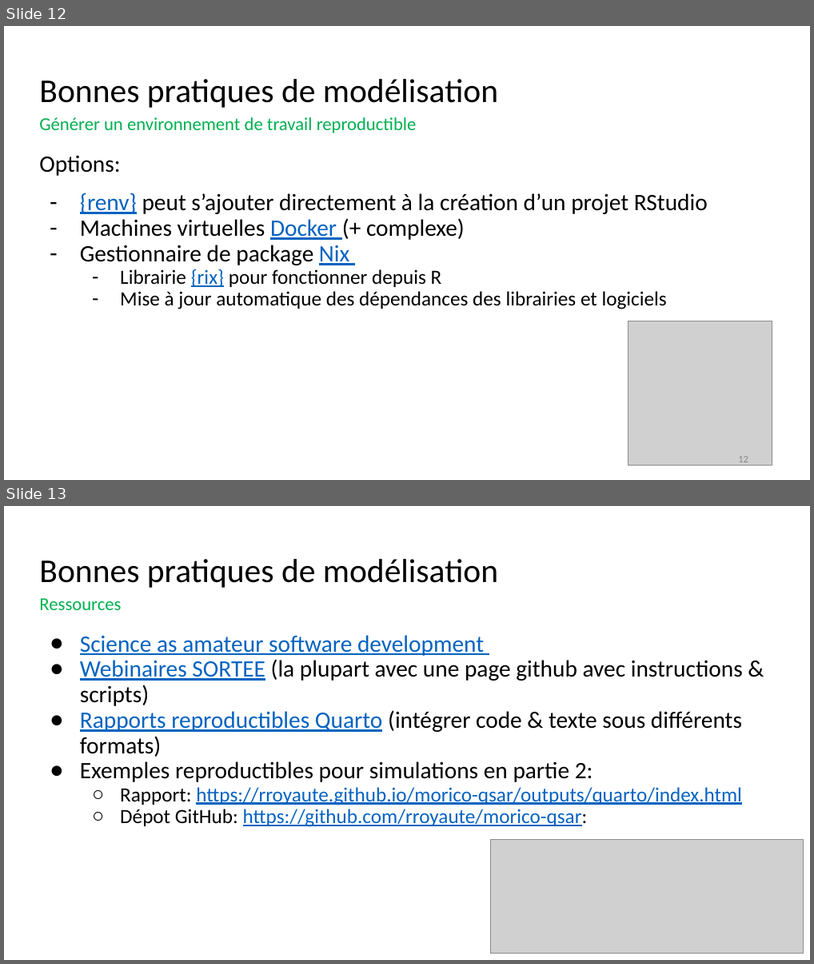
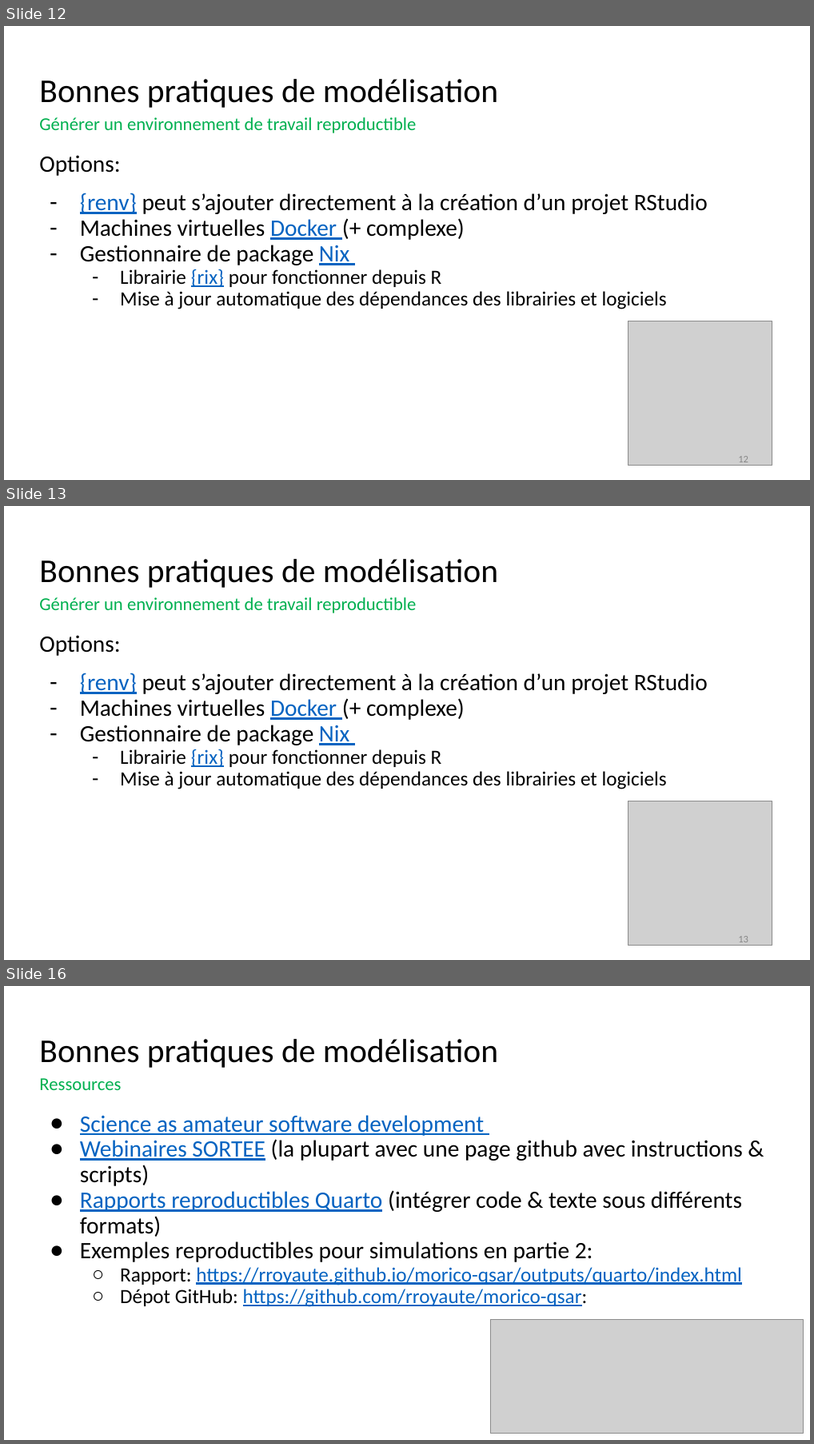
Before and after one commit to metatox-morico/cours, a slide deck: ppt/MORICO_Concepts_Part-3.pptx. Shown one above the other, each under a label of ours: slides 12 and 13 before the commit, slides 12, 13 and 16 after it; the slides between them are not shown. The pictures are 814x964 and 814x1444 pixels, drawn with LibreOffice and Linux fonts; fonts in the diff are those of the drawing; grey boxes stand for pictures; background and template pictures are left out. Boxes give left, top, right and bottom in pixels: in the first picture for what was removed or moved away, otherwise in the second. Text is boxed around its words. In the diff, an @@ line names an element or a change of style, - is before the commit and + after.

```diff
--- a/ppt/MORICO_Concepts_Part-3.pptx
+++ b/ppt/MORICO_Concepts_Part-3.pptx
@@ slide 13 added at bbox=[4, 506, 810, 960], background #FFFFFF @@
@@ title added at bbox=[39, 559, 498, 613], 21.6 pt, text #00B050 @@
+Bonnes pratiques de modélisation
+Générer un environnement de travail reproductible
@@ text added at bbox=[39, 635, 708, 789], 28 pt, text #000000 @@
+Options:
+– {renv} peut s’ajouter directement à la création d’un projet RStudio
+– Machines virtuelles Docker (+ complexe)
+– Gestionnaire de package Nix
+  – Librairie {rix} pour fonctionner depuis R
+  – Mise à jour automatique des dépendances des librairies et logiciels
@@ picture added at bbox=[629, 800, 773, 944] @@
@@ page number added at bbox=[738, 936, 749, 945], 12 pt, text #888888 @@
+13
@@ what was slide 13 is now slide 16 @@
```
Also in this commit, not shown: 2 other slides added.
